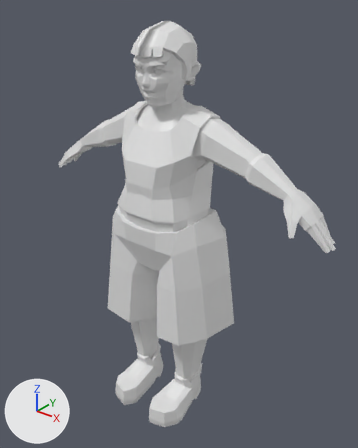
One commit to the FBX model ShowUsWutYouAreMadeOf/Assets/Models/NPC_B.fbx: the scene before it, then after it.
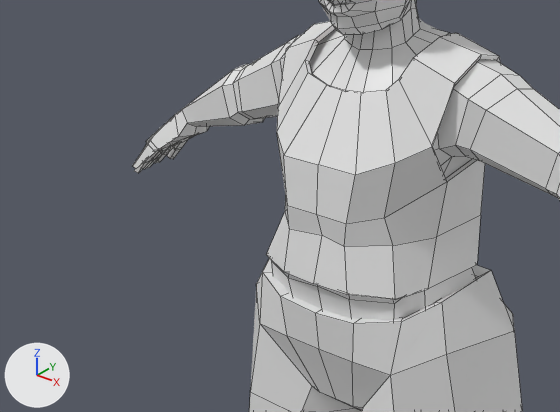
Old and new are each drawn whole from a camera (50 mm lens) standing at (-1.725, -4.909, 2.053) and looking at (-3.109, -3.179, 0.98) and again close up on the part from 0% to 69% of the width and 20% to 61% of the height. Arrows for +X, +Y and +Z are at lower left; the lights stay in place. The close-ups show mesh edges as thin lines. Where no turn or scale is listed for an object, it has been applied to the vertices.

In view in the first close-up: 'body.009', 'shorts-knee.001', 'top.004'.
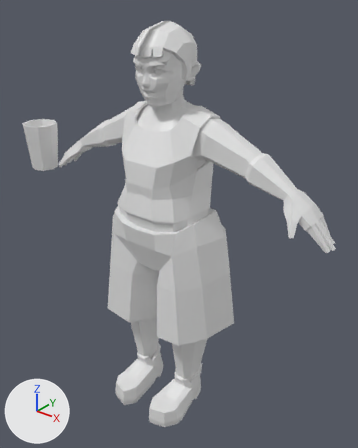
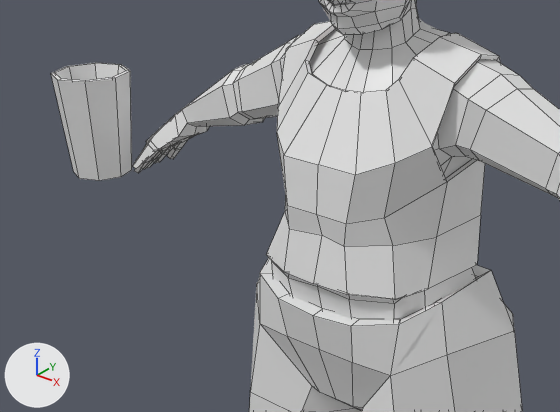
The newer file is also turned or shifted as a whole; pictures and numbers use the older file's frame.

What differs and where, as boxes [x1, y1, x2, y2] in the close-ups (560 x 412 px; the box of a moved part takes in the faces that stretch with it):
'beerglass.001', added: after [51, 63, 132, 181]
part 1 of me_cube_025, moved or reshaped: [257, 258, 289, 336] in both
part 2 of me_cube_025, moved or reshaped: before [280, 293, 359, 362]; after [278, 293, 359, 362]

The change, as a diff of the scene's bpy script:
```diff
--- a/ShowUsWutYouAreMadeOf/Assets/Models/NPC_B.fbx.py
+++ b/ShowUsWutYouAreMadeOf/Assets/Models/NPC_B.fbx.py
@@ me_cube_025 @@
 me_cube_025.from_pydata(...)  # 150 vertices, 152 faces; spans x -0.366..0.366, y -0.259..0.18, z 0.479..1.099
 # used by ob_shorts_knee_001; location = (-3.124, -3.202, 0.0)
+# me_cube_025 part 1: the 1 vertex in x -0.187, y -0.209, z 1.076 is moved by (-0.001, -0.008, -0.002)
+# me_cube_025 part 2: the 1 vertex in x 0.0, y -0.25, z 1.052 is moved by (0.0, -0.007, -0.003)
 me_cube_025.materials.append(mat_color_palette)
@@ me_cylinder_003 @@
+me_cylinder_003.from_pydata(...)  # 32 vertices, 26 faces; spans x -0.094..0.094, y -0.094..0.094, z -0.126..0.126
+me_cylinder_003.materials.append(mat_color_palette)  # white #e7e7e7
@@ ob_beerglass_001 @@
+ob_beerglass_001 = bpy.data.objects.new('beerglass.001', me_cylinder_003)
+ob_beerglass_001.location = (-3.998, -3.286, 1.24)
```
